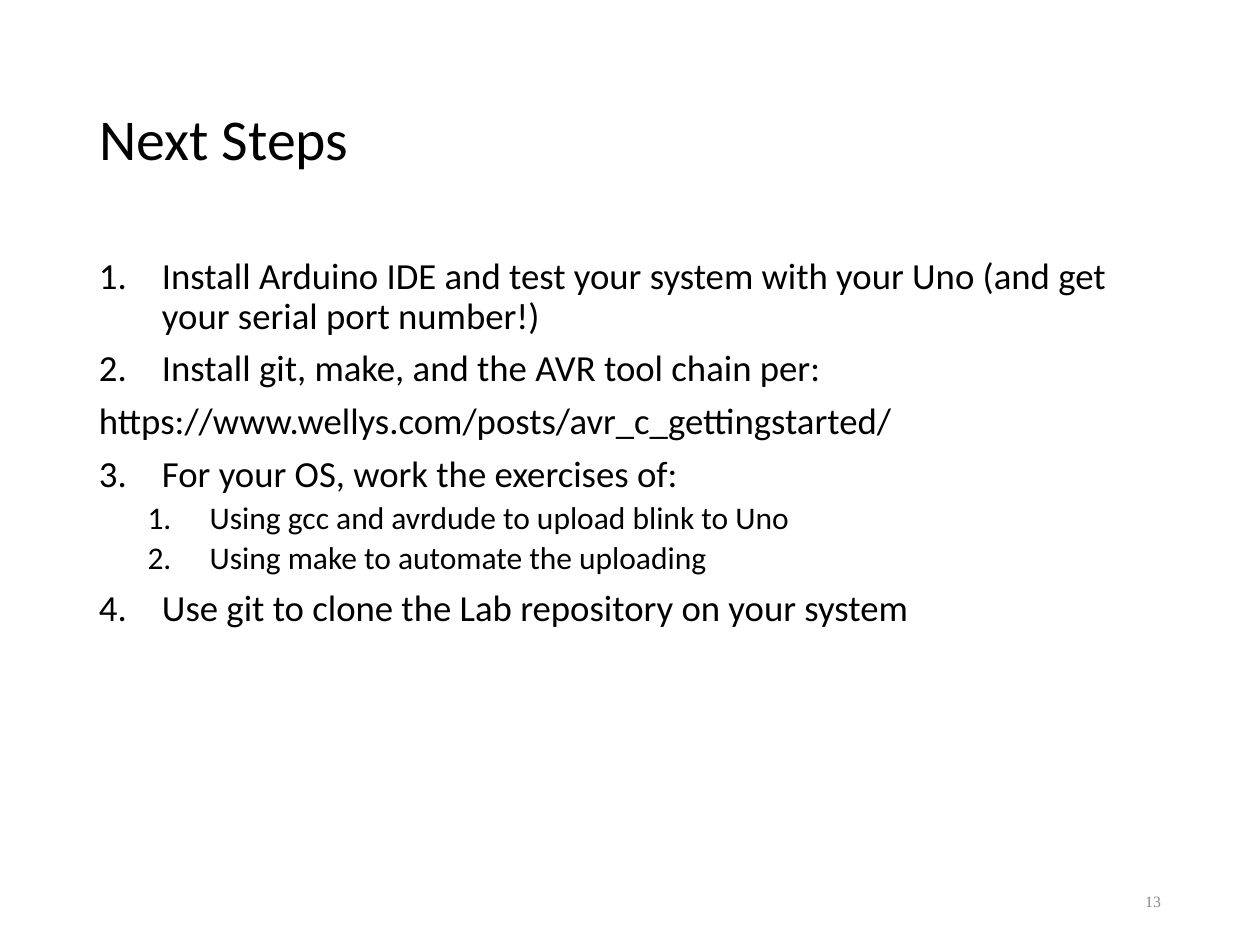
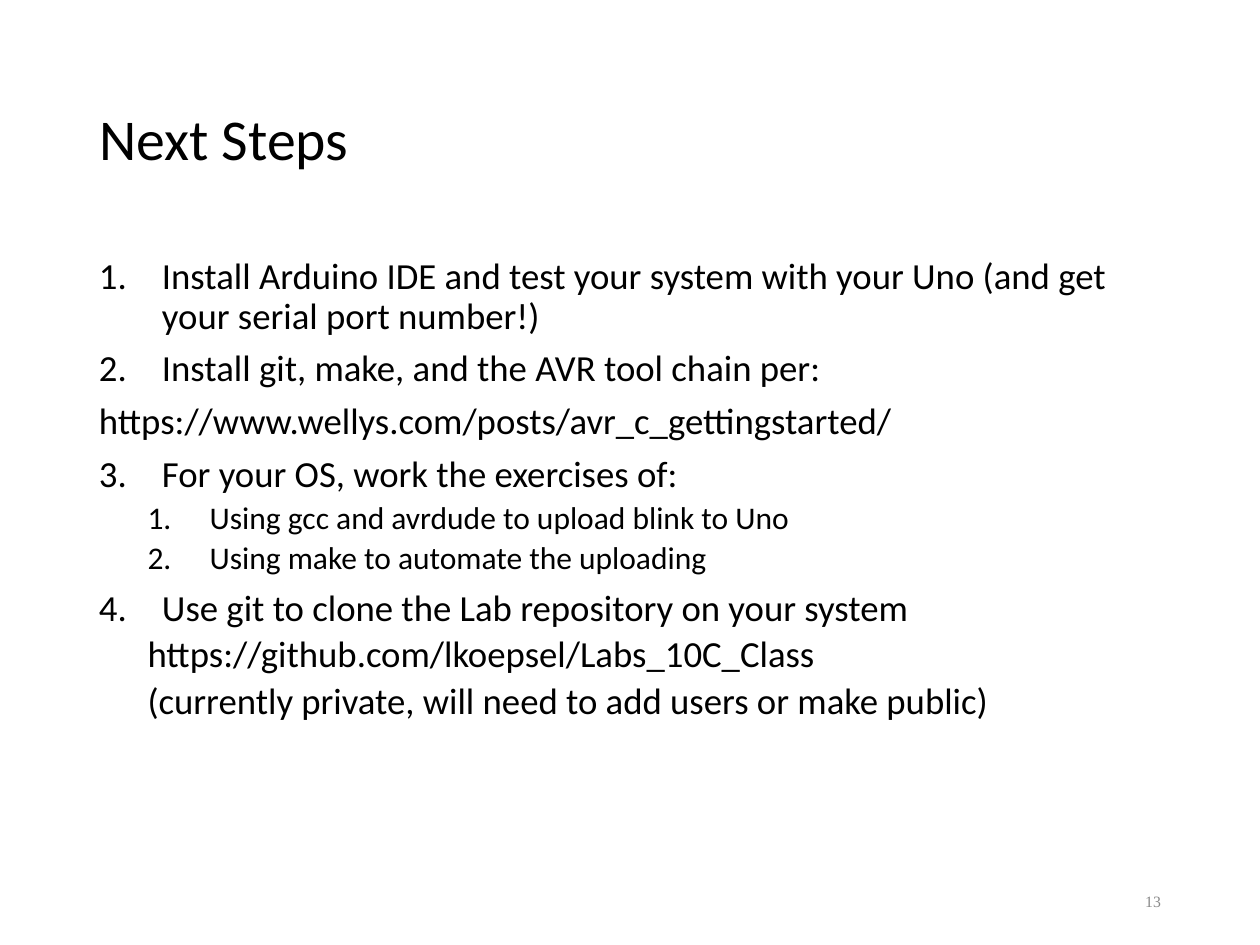
Before and after one commit to lkoepsel/Labs_10C_Class, a slide deck: slide 13 of lec1bIntro.ppt. Drawn at 1260x945 pixels with LibreOffice and Linux fonts; fonts in the diff are those of the drawing. Boxes give left, top, right and bottom in pixels: in the first picture for what was removed or moved away, otherwise in the second. Text is boxed around its words. In the diff, an @@ line names an element or a change of style, - is before the commit and + after.

```diff
--- a/lec1bIntro.ppt
+++ b/lec1bIntro.ppt
@@ text at [148, 641, 987, 720]: paragraphs added @@
+  https://github.com/lkoepsel/Labs_10C_Class
+  (currently private, will need to add users or make public)
```
Also in this commit, not shown: 42 other files.
